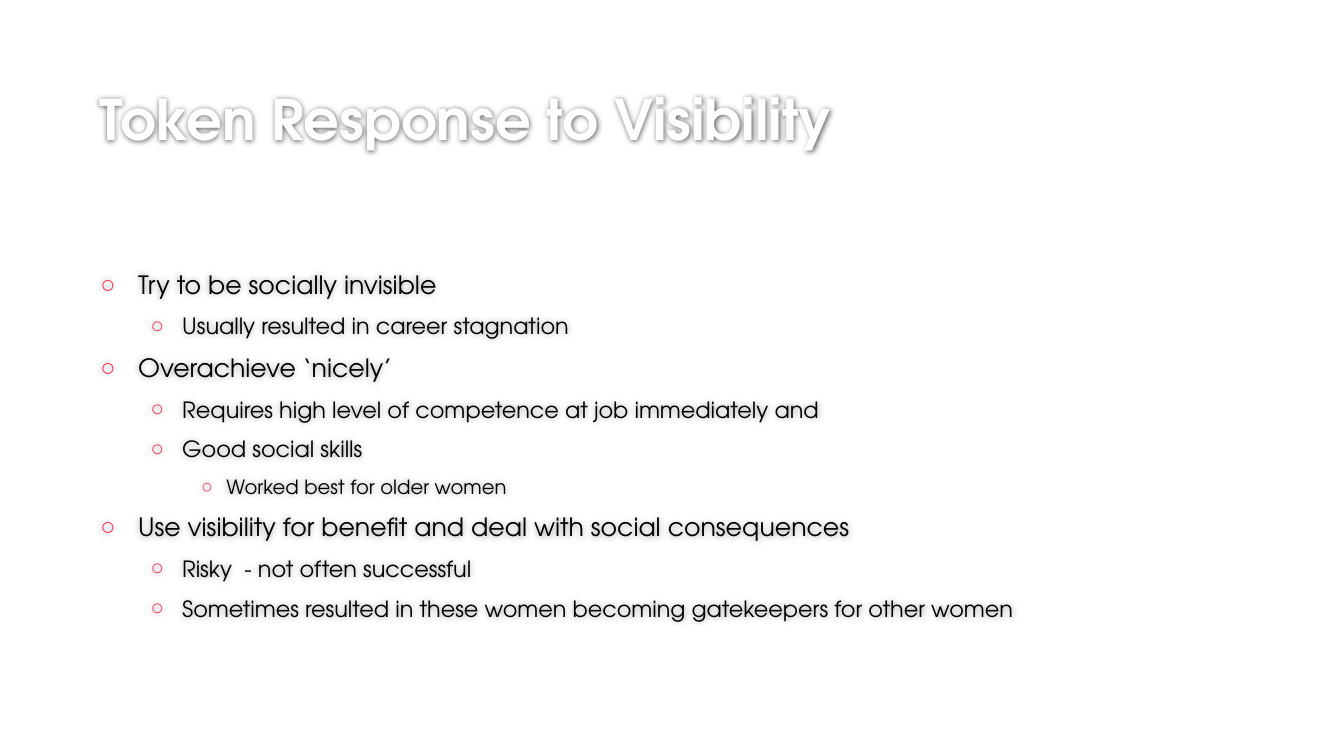
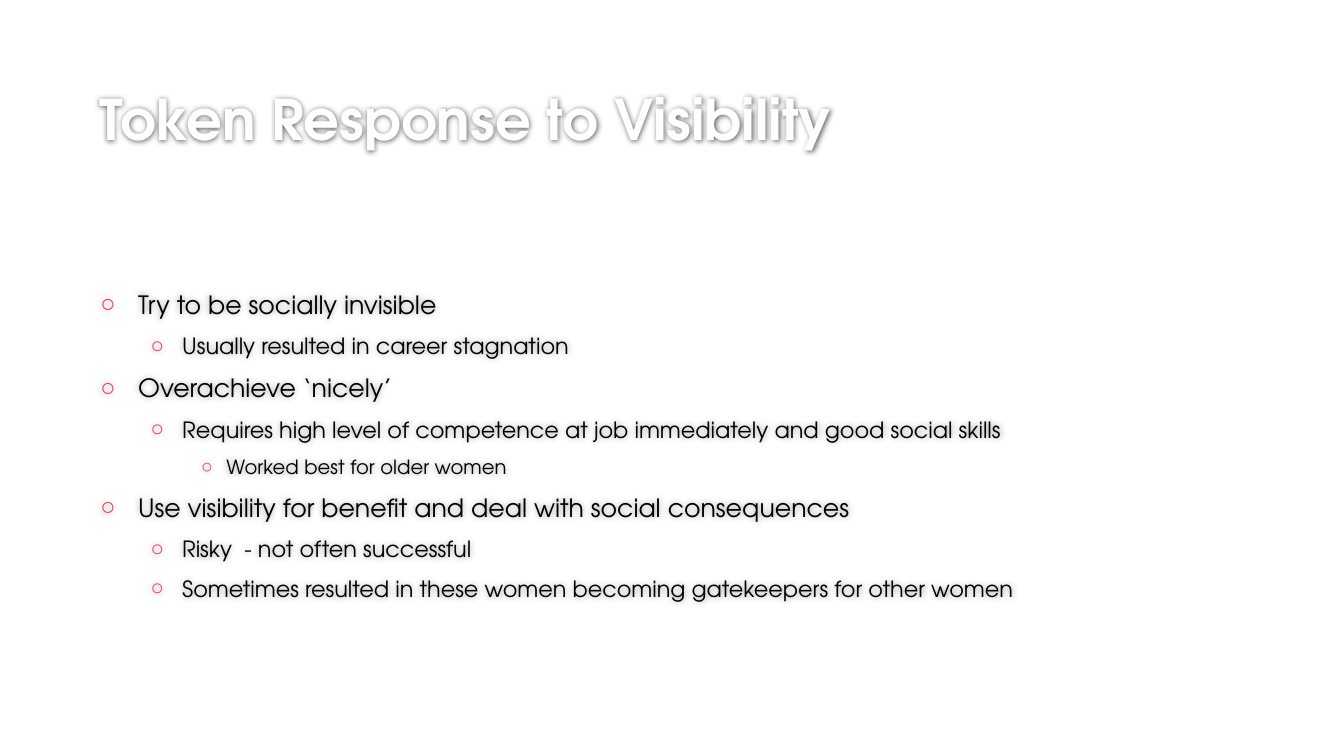
Before and after one commit to ekmaloney/soc490s, a slide deck: slide 9 of slides/march1.pptx. Drawn at 1344x756 pixels with LibreOffice and Linux fonts; fonts in the diff are those of the drawing; background and template pictures are left out. Boxes give left, top, right and bottom in pixels: in the first picture for what was removed or moved away, otherwise in the second. Text is boxed around its words. In the diff, an @@ line names an element or a change of style, - is before the commit and + after.

```diff
--- a/slides/march1.pptx
+++ b/slides/march1.pptx
@@ text at (x1=182, y1=421, x2=1001, y2=443): text changed @@
-  ○ Requires high level of competence at job immediately and
-  ○ Good social skills
+  ○ Requires high level of competence at job immediately and good social skills
```
Also in this commit, not shown: 8 other slides changed, 3 slides added, 1 slide removed, 11 other files.
